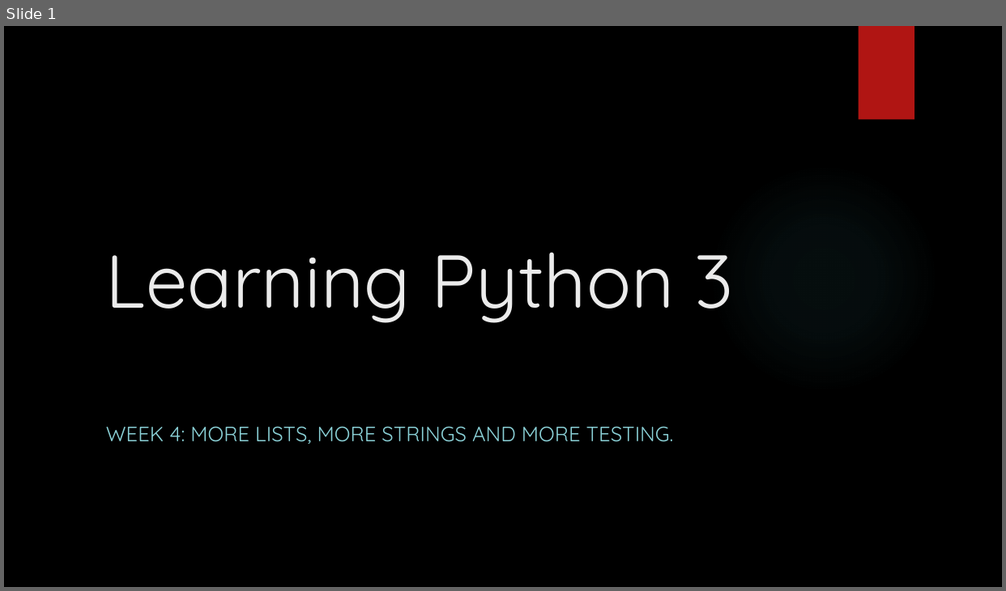
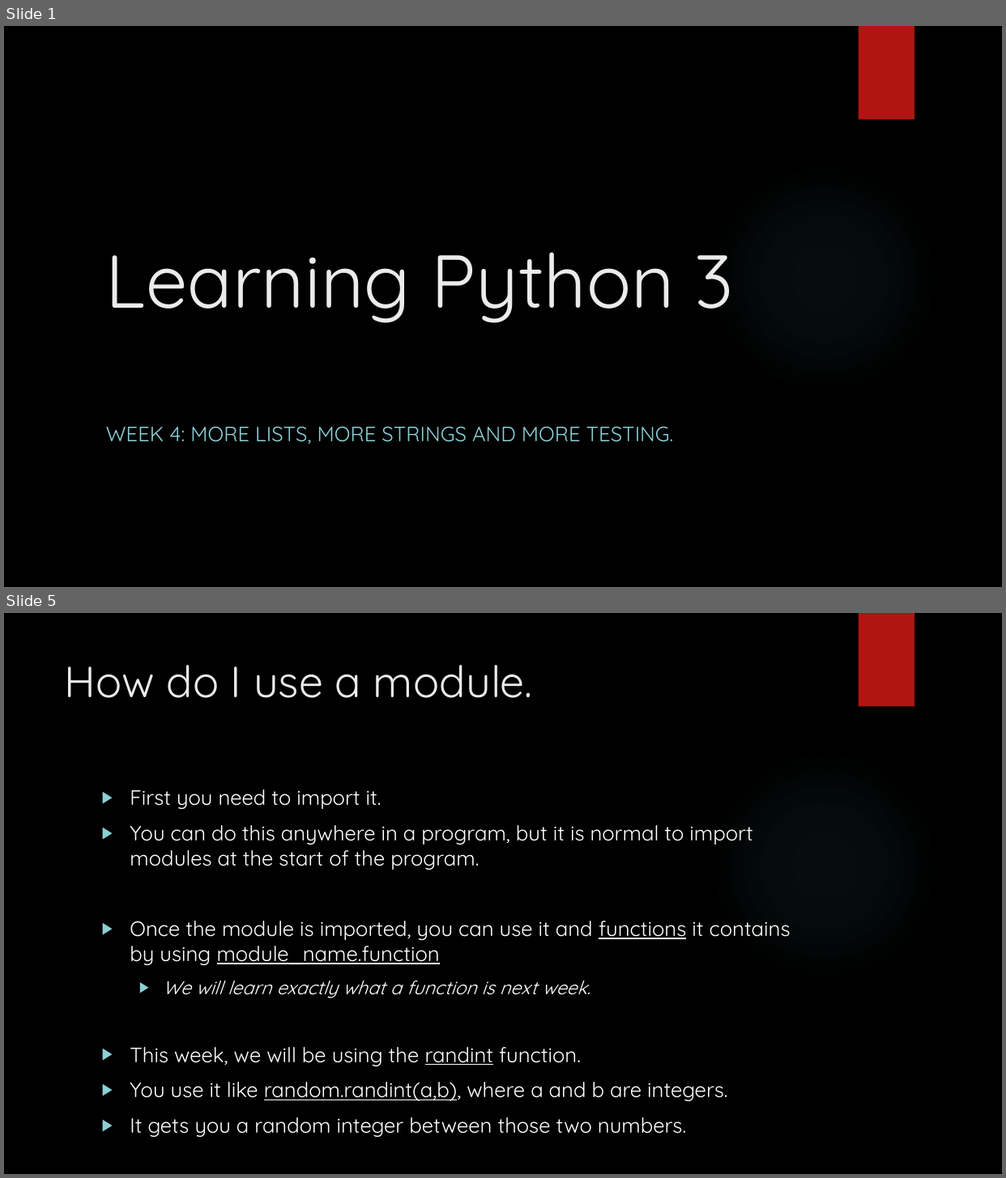
Before and after one commit to davidgroves/DGM_Tutorials, a slide deck: week5/week5.pptx. Shown one above the other, each under a label of ours: slide 1 before the commit, slides 1 and 5 after it; the slides between them are not shown. The pictures are 1006x591 and 1006x1178 pixels, drawn with LibreOffice and Linux fonts; fonts in the diff are those of the drawing; background and template pictures are left out. Boxes give left, top, right and bottom in pixels: in the first picture for what was removed or moved away, otherwise in the second. Text is boxed around its words. In the diff, an @@ line names an element or a change of style, - is before the commit and + after.

Commit message:
Week 5 partial checkin.

```diff
--- a/week5/week5.pptx
+++ b/week5/week5.pptx
@@ slide 5 added at [4, 613, 1002, 1174], background picture (left out); not listed: 2 template elements that a slide beside it also shows @@
@@ title added at [65, 665, 533, 698], 42 pt, text #EBEBEB @@
+How do I use a module.
@@ text added at [130, 790, 791, 1137], 20 pt, text #FFFFFF @@
+▶ First you need to import it.
+▶ You can do this anywhere in a program, but it is normal to import modules at the start of the program.
+▶ Once the module is imported, you can use it and functions it contains by using module_name.function
+  ▶ We will learn exactly what a function is next week.
+▶ This week, we will be using the randint function.
+▶ You use it like random.randint(a,b), where a and b are integers.
+▶ It gets you a random integer between those two numbers.
```
Also in this commit, not shown: 2 slides changed, 30 other slides added, 20 slides removed.
